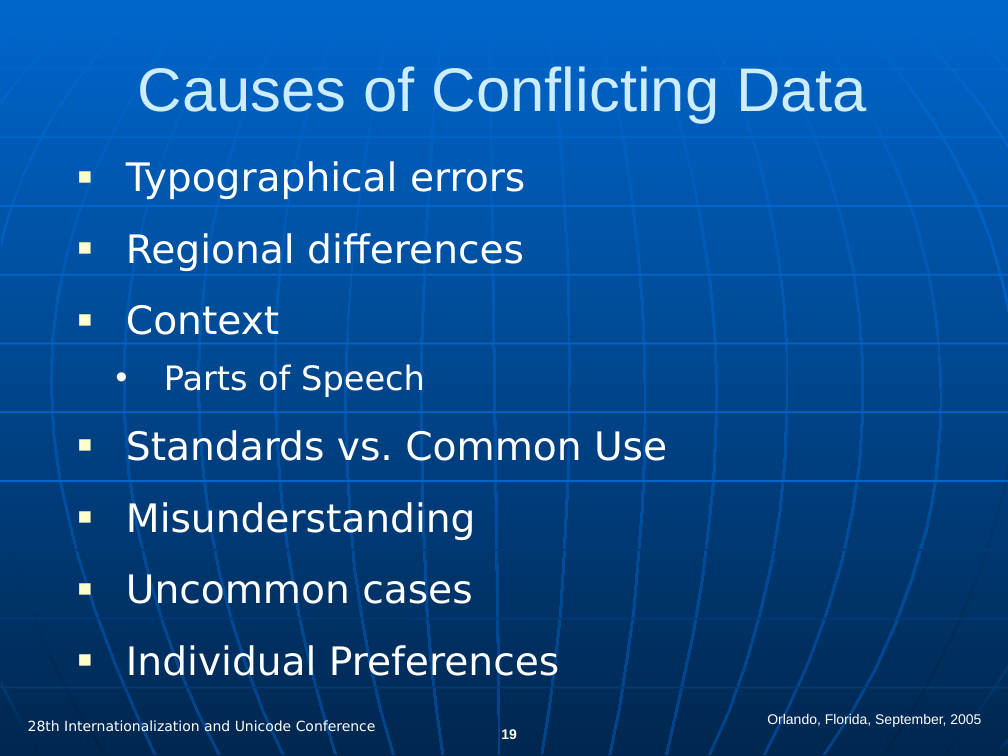
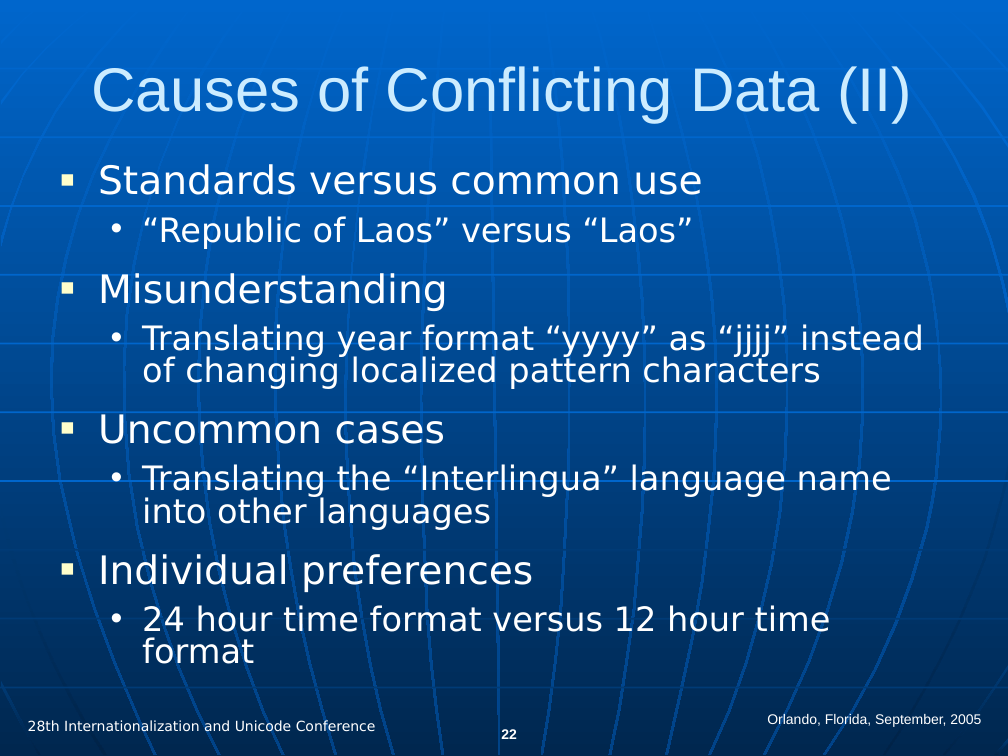
Before and after one commit to unicode-org/cldr, a slide deck: slide 22 of docs/presentations/cldr_overview.ppt (slide 19 before the commit). Drawn at 1008x756 pixels with LibreOffice and Linux fonts; fonts in the diff are those of the drawing. Boxes give left, top, right and bottom in pixels: in the first picture for what was removed or moved away, otherwise in the second. Text is boxed around its words. In the diff, an @@ line names an element or a change of style, - is before the commit and + after.

```diff
--- a/docs/presentations/cldr_overview.ppt
+++ b/docs/presentations/cldr_overview.ppt
@@ title at bbox=[91, 66, 912, 123]: text changed @@
-Causes of Conflicting Data
+Causes of Conflicting Data (II)
@@ text "Standards versus common use" at bbox=[98, 164, 924, 670]: vertical alignment middle to top @@
@@ text at bbox=[98, 164, 702, 249]: text changed; size 28 to 24 pt @@
-■ Typographical errors
-■ Regional differences
-■ Context
-  • Parts of Speech
-■ Standards vs. Common Use
+■ Standards versus common use
+  • “Republic of Laos” versus “Laos”
@@ text at bbox=[98, 273, 448, 444]: indent changed; line spacing 1 to 0.8 @@
@@ text at bbox=[142, 324, 924, 389]: paragraph added @@
+  • Translating year format “yyyy” as “jjjj” instead of changing localized pattern characters
@@ text at bbox=[98, 463, 892, 670]: text changed; size 28 to 24 pt @@
-■ Individual Preferences
+  • Translating the “Interlingua” language name into other languages
+■ Individual preferences
+  • 24 hour time format versus 12 hour time format
@@ page number at bbox=[501, 729, 517, 739]: text changed @@
-19
+22
```
Also in this commit, not shown: 15 other slides changed, 2 slides added, 6 slides removed.
